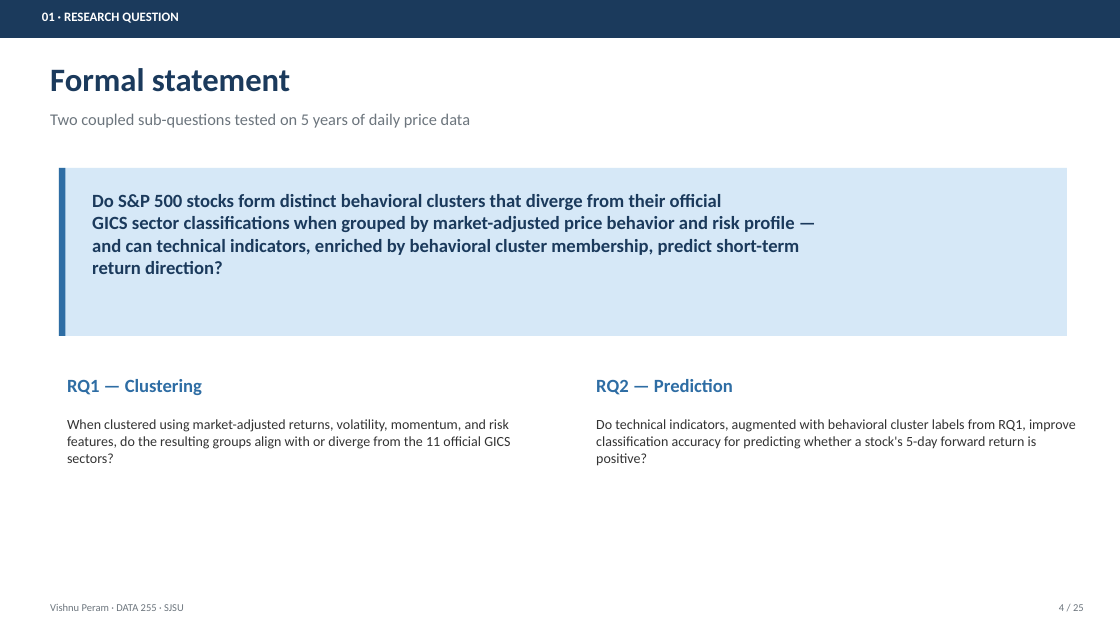
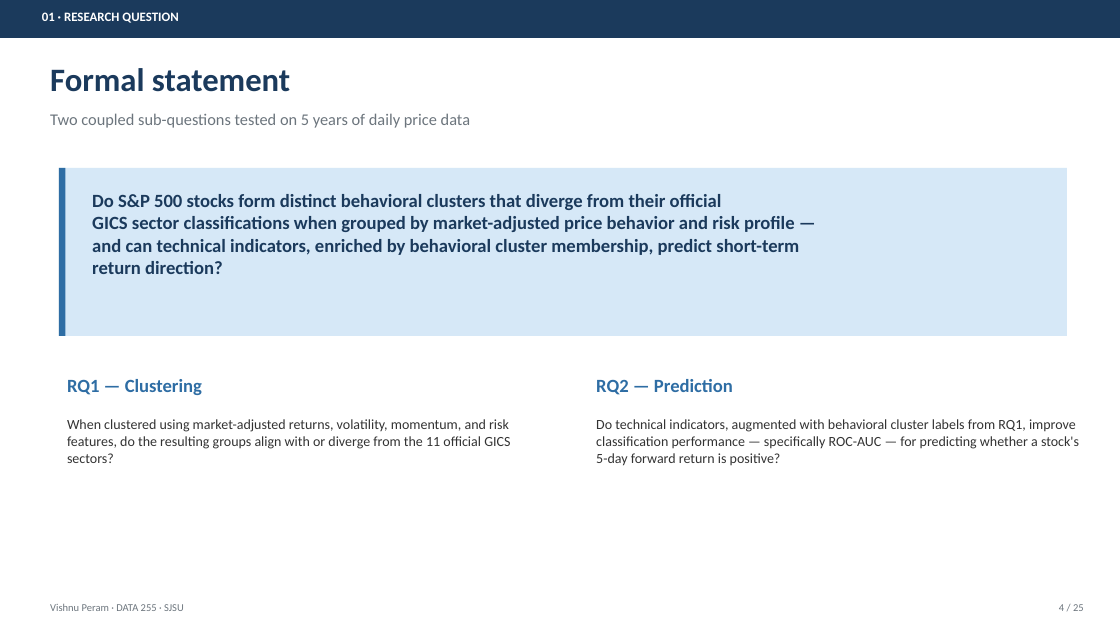
Before and after one commit to PeramVishnuSree/Stock-Behavioral-Clustering-and-Return-Prediction, a slide deck: slide 4 of PRESENTATION.pptx. Drawn at 1120x630 pixels with LibreOffice and Linux fonts; fonts in the diff are those of the drawing. Boxes give left, top, right and bottom in pixels: in the first picture for what was removed or moved away, otherwise in the second. Text is boxed around its words. In the diff, an @@ line names an element or a change of style, - is before the commit and + after.

```diff
--- a/PRESENTATION.pptx
+++ b/PRESENTATION.pptx
@@ text at bbox=[596, 419, 1079, 466]: text changed @@
-Do technical indicators, augmented with behavioral cluster labels from RQ1, improve classification accuracy for predicting whether a stock's 5-day forward return is positive?
+Do technical indicators, augmented with behavioral cluster labels from RQ1, improve classification performance — specifically ROC-AUC — for predicting whether a stock's 5-day forward return is positive?
```
Also in this commit, not shown: 4 other slides changed, 3 other files.
